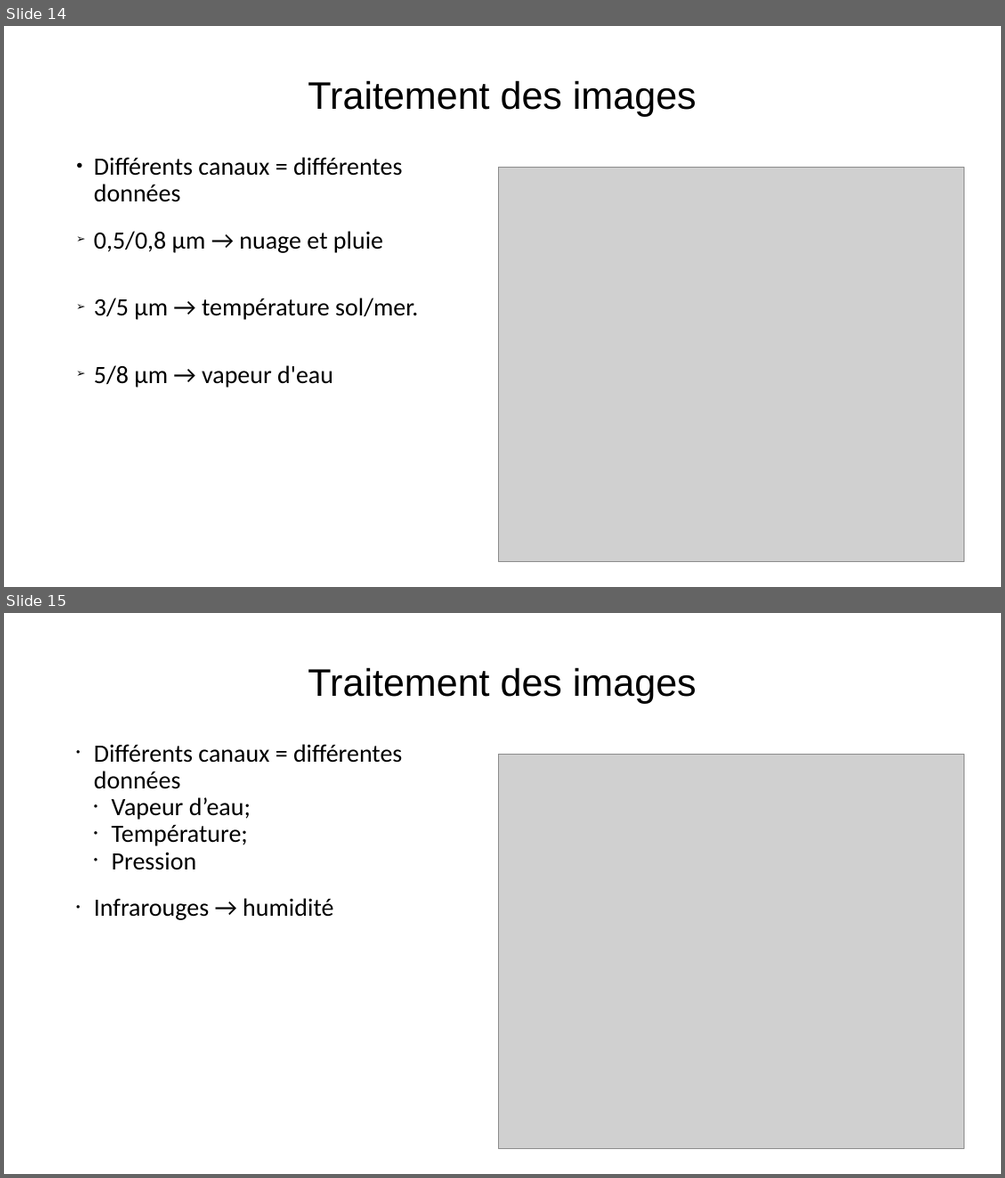
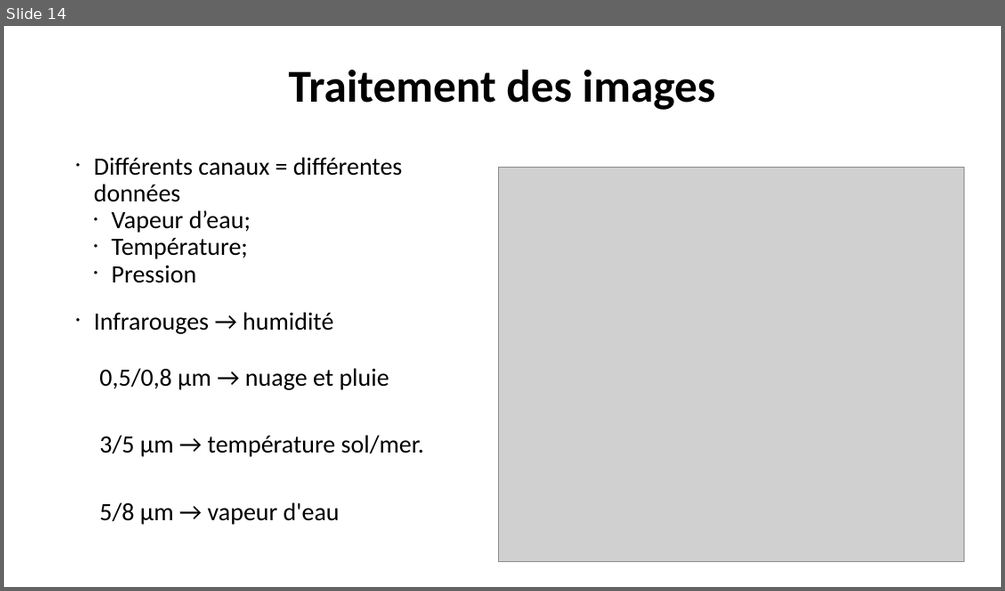
Before and after one commit to Apolerag/Cours_M2, a slide deck: AATI/Présentation/presentation_argoud_chemier.pptx. Shown one above the other, each under a label of ours: slides 14 and 15 before the commit, slide 14 after it. The pictures are 1005x1178 and 1005x591 pixels, drawn with LibreOffice and Linux fonts; fonts in the diff are those of the drawing; grey boxes stand for pictures; background and template pictures are left out. Boxes give left, top, right and bottom in pixels: in the first picture for what was removed or moved away, otherwise in the second. Text is boxed around its words. In the diff, an @@ line names an element or a change of style, - is before the commit and + after.

```diff
--- a/AATI/Présentation/presentation_argoud_chemier.pptx
+++ b/AATI/Présentation/presentation_argoud_chemier.pptx
@@ slide 15 removed at bbox=[4, 613, 1001, 1174], background picture (left out) @@
@@ text removed at bbox=[307, 667, 696, 703] @@
-Traitement des images
@@ text removed at bbox=[94, 744, 402, 920] @@
-• Différents canaux = différentes données
-  • Vapeur d’eau;
-  • Température;
-  • Pression
-• Infrarouges → humidité
@@ picture removed at bbox=[498, 755, 963, 1149] @@
@@ slide 14 changed as well @@
@@ text "Traitement des images" at bbox=[289, 70, 716, 110]: size 36.9 to 44 pt, font Arial to Calibri, bold on @@
@@ text added at bbox=[94, 157, 402, 334], 24 pt, text #000000 @@
+• Différents canaux = différentes données
+  • Vapeur d’eau;
+  • Température;
+  • Pression
+• Infrarouges → humidité
@@ text "0,5/0,8 μm → nuage et ...": place and size @@
-text "0,5/0,8 μm → nuage et ..." at bbox=[94, 157, 418, 387]
+text "0,5/0,8 μm → nuage et ..." at bbox=[99, 368, 424, 524]
@@ text "0,5/0,8 μm → nuage et ..." at bbox=[99, 368, 424, 524]: bullet ➢ to none @@
```
Also in this commit, not shown: 14 other slides changed, 5 other files.
